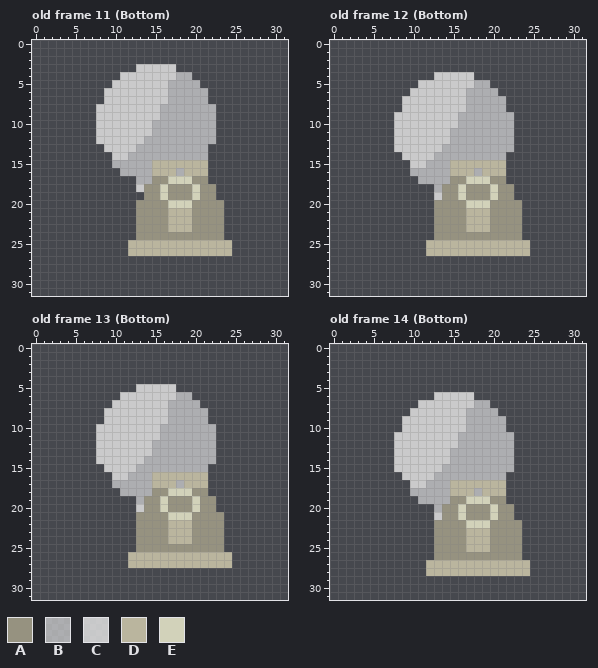
Pixel-art file -- build/assets/textures/player.ase. Above: the version before the commit.
32x32 pixels, 40 frames. Colours within 5 levels of each other are drawn and written as one. Shown: old frame 11 (Bottom), old frame 12 (Bottom), old frame 13 (Bottom), old frame 14 (Bottom). The commit also changed other frames, which this record leaves out.
Visible layers, top first: "can", "ghost" opacity 79%, "can-below".
Palette (. is transparent): A #969280  B #ededed9e  C #edededc9  D #bab59e  E #d2d2ba
Pixels before, old frame 11 (Bottom), first column x 8:
 3 .....CCCCC.......
 4 ...CCCCCCCBB.....
 5 ..CCCCCCCBBBB....
 6 .CCCCCCCCBBBBB...
 7 .CCCCCCCCBBBBB...
 8 CCCCCCCCBBBBBBB..
 9 CCCCCCCCBBBBBBB..
10 CCCCCCCBBBBBBBB..
11 CCCCCCCBBBBBBBB..
12 CCCCCCBBBBBBBBB..
13 .CCCCBBBBBBBBB...
14 ..CCBBBBBBBBBB...
15 ..BBBBBDDDDDDD...
16 ...BBBBDDDBDDD...
17 .....BBAAEEEAA...
18 .....CAAEAAAEAA..
19 ......AAEAAAEAA..
20 .....AAAAEEEAAAA.
21 .....AAAADDDAAAA.
22 .....AAAADDDAAAA.
23 .....AAAADDDAAAA.
24 .....AAAAAAAAAAA.
25 ....DDDDDDDDDDDDD
26 ....DDDDDDDDDDDDD
Pixels before, old frame 12 (Bottom), first column x 8:
 4 .....CCCCC.......
 5 ...CCCCCCCBB.....
 6 ..CCCCCCCBBBB....
 7 .CCCCCCCCBBBBB...
 8 .CCCCCCCCBBBBB...
 9 CCCCCCCCBBBBBBB..
10 CCCCCCCCBBBBBBB..
11 CCCCCCCBBBBBBBB..
12 CCCCCCCBBBBBBBB..
13 CCCCCCBBBBBBBBB..
14 .CCCCBBBBBBBBB...
15 ..CCBBBDDDDDDD...
16 ..BBBBBDDDBDDD...
17 ...BBBBAAEEEAA...
18 .....BAAEAAAEAA..
19 .....CAAEAAAEAA..
20 .....AAAAEEEAAAA.
21 .....AAAADDDAAAA.
22 .....AAAADDDAAAA.
23 .....AAAADDDAAAA.
24 .....AAAAAAAAAAA.
25 ....DDDDDDDDDDDDD
26 ....DDDDDDDDDDDDD
Pixels before, old frame 13 (Bottom), first column x 8:
 5 .....CCCCC.......
 6 ...CCCCCCCBB.....
 7 ..CCCCCCCBBBB....
 8 .CCCCCCCCBBBBB...
 9 .CCCCCCCCBBBBB...
10 CCCCCCCCBBBBBBB..
11 CCCCCCCCBBBBBBB..
12 CCCCCCCBBBBBBBB..
13 CCCCCCCBBBBBBBB..
14 CCCCCCBBBBBBBBB..
15 .CCCCBBBBBBBBB...
16 ..CCBBBDDDDDDD...
17 ..BBBBBDDDBDDD...
18 ...BBBBAAEEEAA...
19 .....BAAEAAAEAA..
20 .....CAAEAAAEAA..
21 .....AAAAEEEAAAA.
22 .....AAAADDDAAAA.
23 .....AAAADDDAAAA.
24 .....AAAADDDAAAA.
25 .....AAAAAAAAAAA.
26 ....DDDDDDDDDDDDD
27 ....DDDDDDDDDDDDD
Pixels before, old frame 14 (Bottom), first column x 8:
 6 .....CCCCC.......
 7 ...CCCCCCCBB.....
 8 ..CCCCCCCBBBB....
 9 .CCCCCCCCBBBBB...
10 .CCCCCCCCBBBBB...
11 CCCCCCCCBBBBBBB..
12 CCCCCCCCBBBBBBB..
13 CCCCCCCBBBBBBBB..
14 CCCCCCCBBBBBBBB..
15 CCCCCCBBBBBBBBB..
16 .CCCCBBBBBBBBB...
17 ..CCBBBDDDDDDD...
18 ..BBBBBDDDBDDD...
19 ...BBBBAAEEEAA...
20 .....BAAEAAAEAA..
21 .....CAAEAAAEAA..
22 .....AAAAEEEAAAA.
23 .....AAAADDDAAAA.
24 .....AAAADDDAAAA.
25 .....AAAADDDAAAA.
26 .....AAAAAAAAAAA.
27 ....DDDDDDDDDDDDD
28 ....DDDDDDDDDDDDD
The same view after the edit:
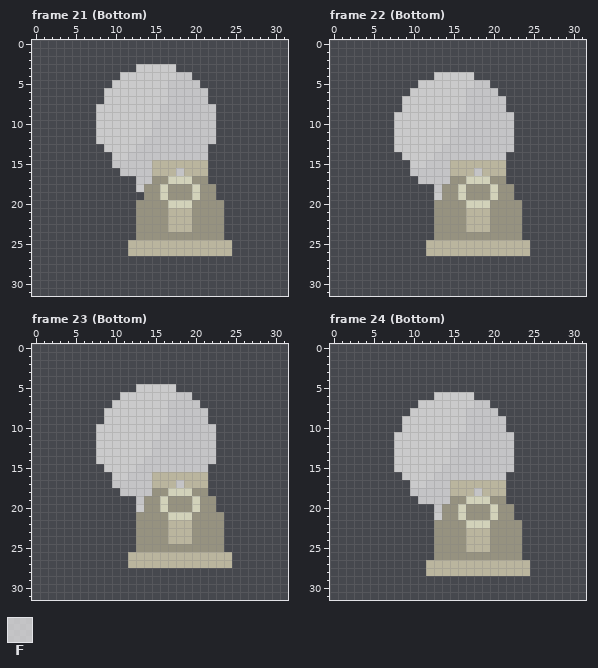
Colours new in this view: F #edededc0
A new or re-ordered frame is compared with the old frame closest to it.
Difference:
frames re-ordered
Changed rows in their new state; - is an unchanged pixel.
Frame 21 (Bottom) against old frame 11 (Bottom), layer "ghost":
first column x 10:
 4 --------FF---
 5 -------FFFF--
 6 -------FFFFF-
 7 -------FFFFF-
 8 ------FFFFFFF
 9 ------FFFFFFF
10 -----FFFFFFFF
11 -----FFFFFFFF
12 ----FFFFFFFFF
13 ---FFFFFFFFF-
14 --FFFFFFFFFF-
15 FFFFF--------
16 -FFFF---F----
17 ---FF--------
Frame 22 (Bottom) against old frame 12 (Bottom), layer "ghost":
first column x 10:
 5 --------FF---
 6 -------FFFF--
 7 -------FFFFF-
 8 -------FFFFF-
 9 ------FFFFFFF
10 ------FFFFFFF
11 -----FFFFFFFF
12 -----FFFFFFFF
13 ----FFFFFFFFF
14 ---FFFFFFFFF-
15 --FFF--------
16 FFFFF---F----
17 -FFFF--------
18 ---F---------
Frame 23 (Bottom) against old frame 13 (Bottom), layer "ghost":
first column x 10:
 6 --------FF---
 7 -------FFFF--
 8 -------FFFFF-
 9 -------FFFFF-
10 ------FFFFFFF
11 ------FFFFFFF
12 -----FFFFFFFF
13 -----FFFFFFFF
14 ----FFFFFFFFF
15 ---FFFFFFFFF-
16 --FFF--------
17 FFFFF---F----
18 -FFFF--------
19 ---F---------
Frame 24 (Bottom) against old frame 14 (Bottom), layer "ghost":
first column x 10:
 7 --------FF---
 8 -------FFFF--
 9 -------FFFFF-
10 -------FFFFF-
11 ------FFFFFFF
12 ------FFFFFFF
13 -----FFFFFFFF
14 -----FFFFFFFF
15 ----FFFFFFFFF
16 ---FFFFFFFFF-
17 --FFF--------
18 FFFFF---F----
19 -FFFF--------
20 ---F---------
Changed places in both pictures, as pixel boxes (x1, y1, x2, y2):
changed: (112, 72, 216, 184)
changed: (410, 80, 514, 192)
changed: (112, 392, 216, 504)
changed: (410, 400, 514, 512)
